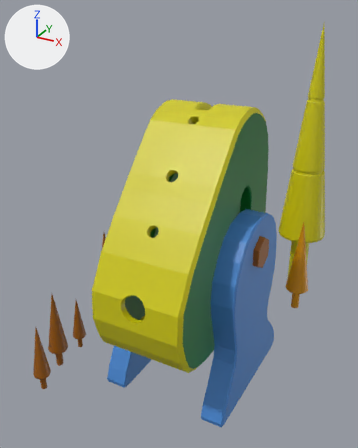
What one commit did to the COLLADA model RollerDragon.dae.
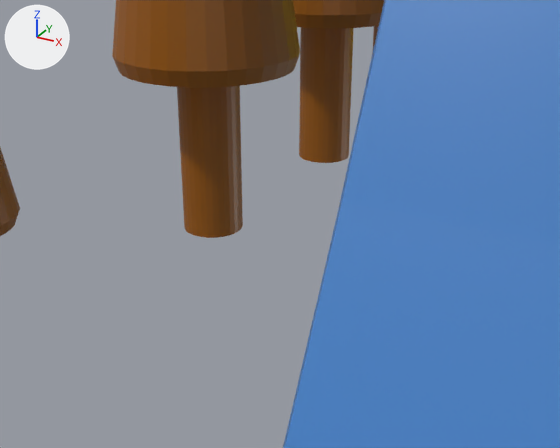
Each version appears first whole from a 50 mm lens placed at (0.1354, -0.1141, 0.1088), pointed at (0.0613, 0.0206, 0.0415), and next in a close-up from a 50 mm lens placed at (0.0618, -0.0252, 0.017), pointed at (0.0432, 0.0087, 0.0001). Lighting does not change. The marker at upper left points along +X, +Y and +Z. Vertices at the same position are counted once.
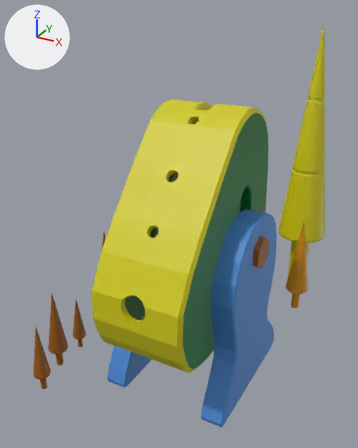
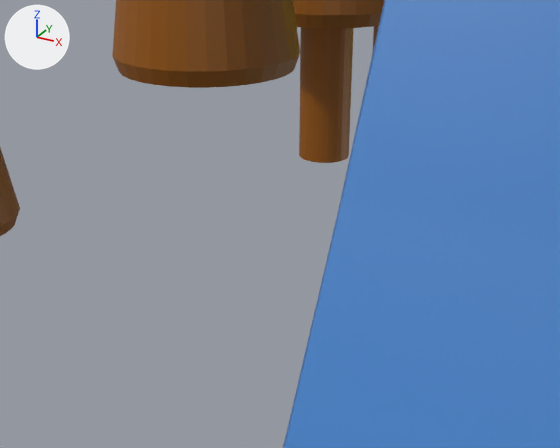
Where the newer file only moved an object's origin or applied its transform, the numbers keep the older frame.

Location of each change, [x1, y1, x2, y2] in pixels of the close-ups (560 x 448 px):
part 1 of me_cylinder_003, cut back (brown): before [177, 86, 243, 238]

What the commit changed:
me_cylinder_003 is used by ob_cylinder_006; location (0.0, 0.0, 0.0).
me_cylinder_003 had 6197 vertices, 12342 faces and spanned x 0.0335..0.0992, y -0.0304..0.0877, z 0.0..0.1042.
me_cylinder_003 now has 6165 vertices, 12278 faces and spans x 0.0335..0.0992, y -0.0304..0.0877, z 0.0..0.1042.
Part 1, on me_cylinder_003:
32 vertices are removed from x 0.0385..0.0416, y 0.0053..0.0085, z 0.0.
94 faces are deleted.
30 new faces join them, mat_material_004 (brown #9a5900).
